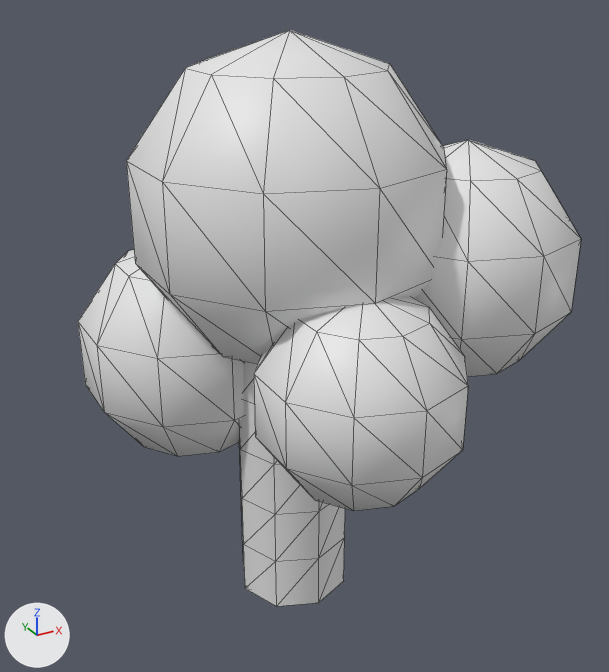
Before and after pictures for a commit that changed the FBX model Assets/Models/Stage/Tree.FBX.
Both versions are drawn from a 50 mm lens placed at (-6.07, -11.51, 10.61), pointed at (0.48, 0.4, 4.66). Arrows for +X, +Y and +Z are at lower left; the lights stay in place. Mesh edges are drawn as thin lines. Where no turn or scale is listed for an object, it has been applied to the vertices.

In view in the first picture: 'Tree'.
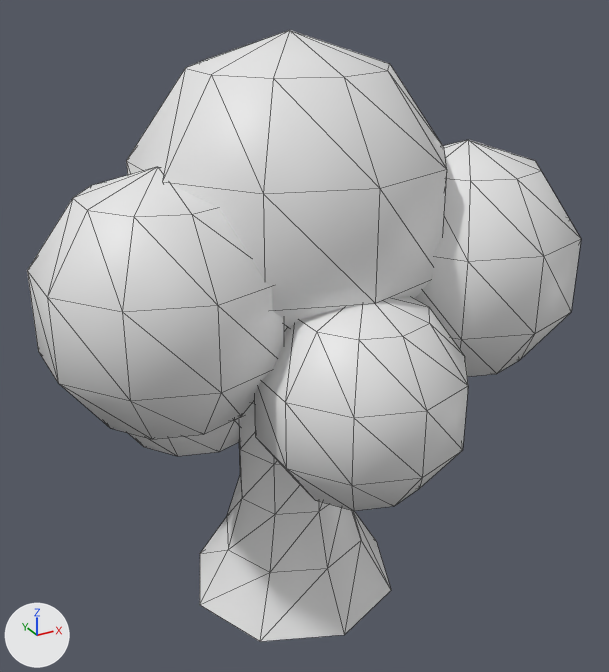
Changed parts and their boxes [x1, y1, x2, y2] in the pictures (609 x 672 px):
'Tree', reshaped (10% wider, 6% taller)
    before: [78, 30, 581, 606]
    after: [27, 30, 581, 642]
part 1 of me_tree_ncl1_1, added
    after: [27, 167, 286, 439]
part 2 of me_tree_ncl1_1, cut back
    before: [240, 478, 345, 606]
    after: [200, 477, 391, 642]

The edits, one by one:
me_tree_ncl1_1 is used by ob_tree; location (0.0, 0.0, 0.0).
me_tree_ncl1_1 had 258 vertices, 492 faces and spanned x -2.98..4.51, y -3.75..5.04, z 0.0..9.75.
me_tree_ncl1_1 now has 300 vertices, 560 faces and spans x -4.07..4.51, y -3.75..5.04, z 0.0..9.75.
me_tree_ncl1_1 part 1: a new loose piece, an icosphere of 80 faces spanning x -4.07..-0.45, y -2.32..1.49, z 4.08..8.08.
Part 2, on me_tree_ncl1_1:
2 vertices are removed from x -1.0..1.0, y 0.0, z 0.0.
12 faces are deleted.
14 vertices move from x -1.0..1.0, y -1.0..1.0, z 0.0..1.0 to x -1.35..1.35, y -1.91..1.91, z 0.0..1.0.
2 vertices are added at (1.91, 0.0, 0.0), (-1.91, 0.0, 0.0).
6 new faces join them.
